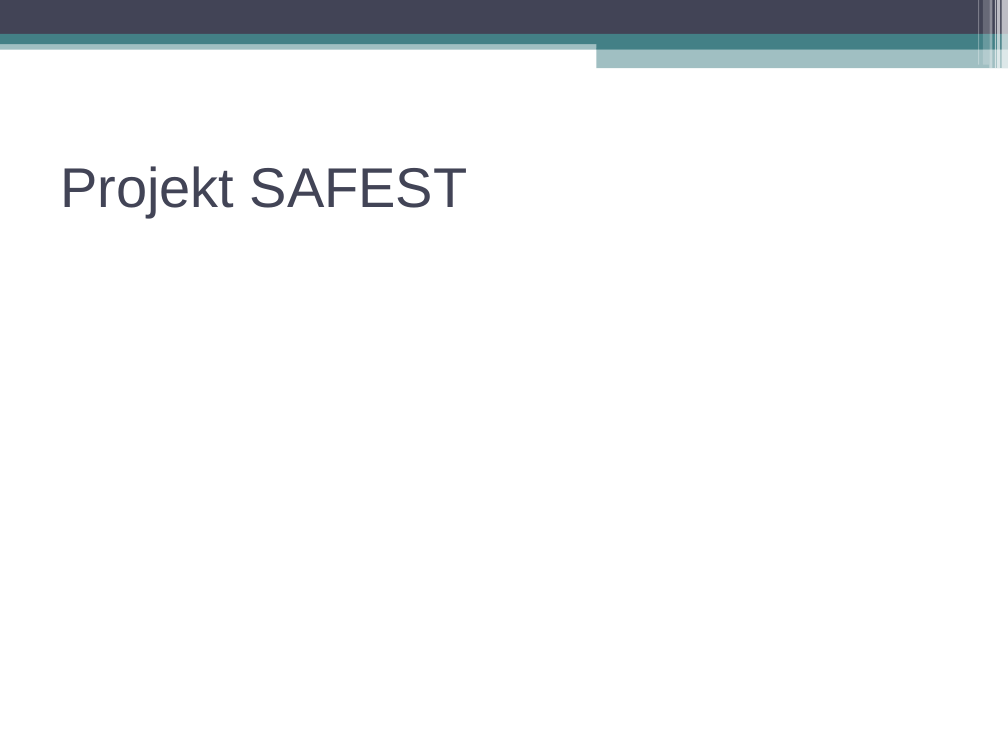
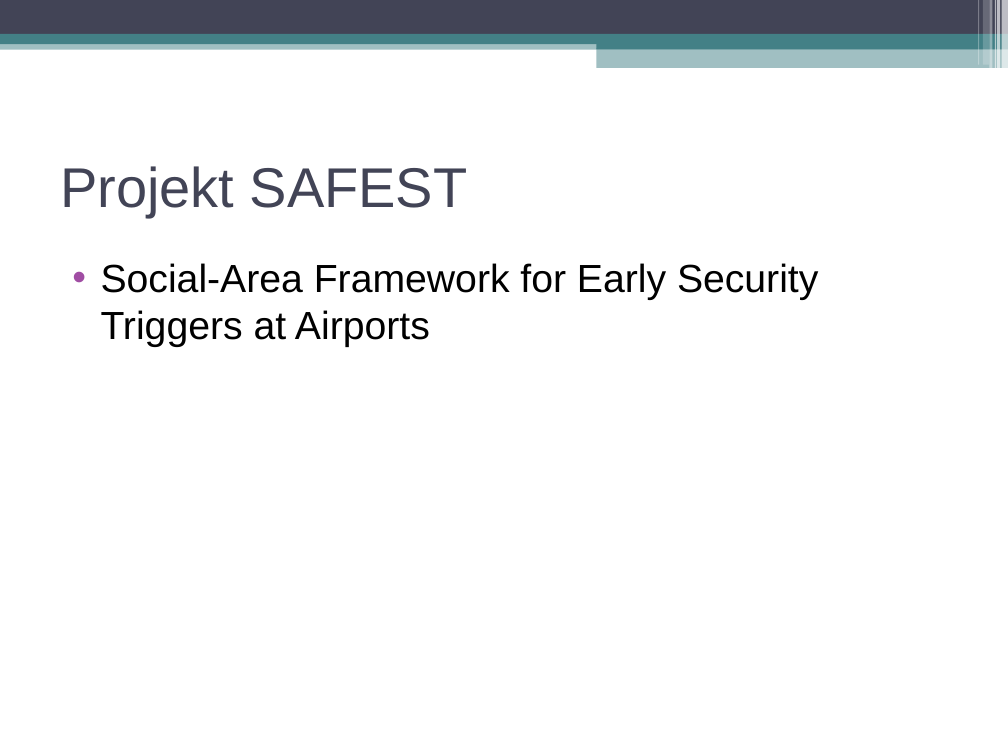
Before and after one commit to swp2013riot/riot-opencv-port, a slide deck: slide 3 of doc/slides/intro_presentation.odp. Drawn at 1008x756 pixels with LibreOffice and Linux fonts; fonts in the diff are those of the drawing. Boxes give left, top, right and bottom in pixels: in the first picture for what was removed or moved away, otherwise in the second. Text is boxed around its words. In the diff, an @@ line names an element or a change of style, - is before the commit and + after.

Commit message:
presentation chainged

```diff
--- a/doc/slides/intro_presentation.odp
+++ b/doc/slides/intro_presentation.odp
@@ text added at (101, 263, 818, 347), 28 pt, text #000000 @@
+• Social-Area Framework for Early Security Triggers at Airports
```
